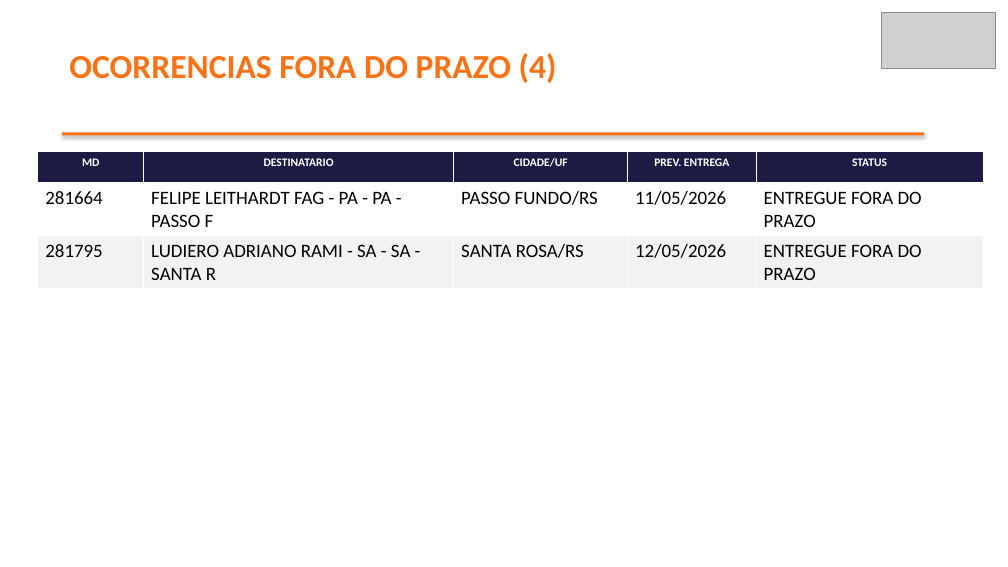
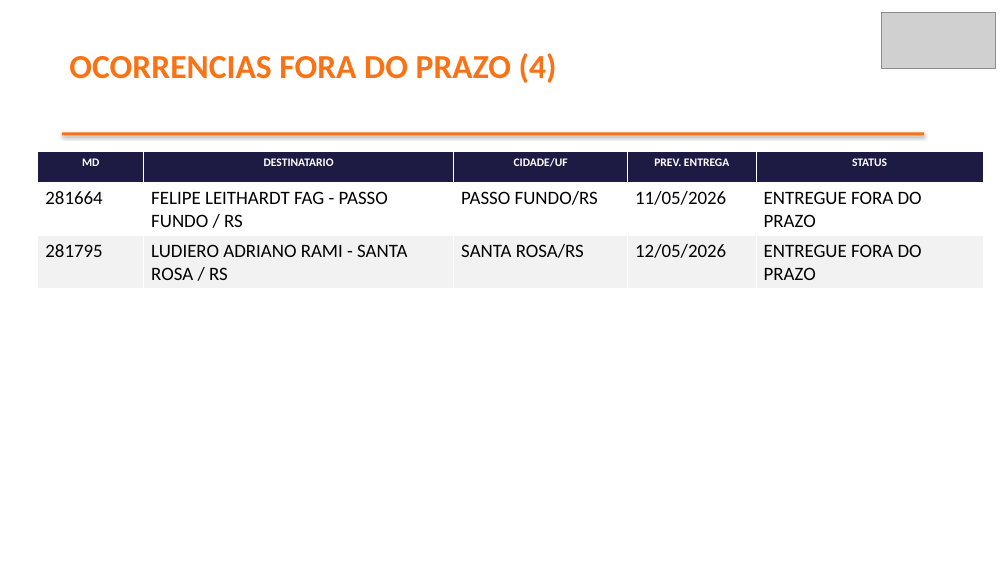
Before and after one commit to brendaelicia-sketch/PortoEX, a slide deck: slide 4 of pptx/maio_2026/ACQUA_SOLAR_COMERCIO_DE_EQUIPA.pptx. Drawn at 1008x567 pixels with LibreOffice and Linux fonts; fonts in the diff are those of the drawing; grey boxes stand for pictures. Boxes give left, top, right and bottom in pixels: in the first picture for what was removed or moved away, otherwise in the second. Text is boxed around its words. In the diff, an @@ line names an element or a change of style, - is before the commit and + after.

```diff
--- a/pptx/maio_2026/ACQUA_SOLAR_COMERCIO_DE_EQUIPA.pptx
+++ b/pptx/maio_2026/ACQUA_SOLAR_COMERCIO_DE_EQUIPA.pptx
@@ table at (x1=38, y1=151, x2=983, y2=284) @@
-row 2, column 2: FELIPE LEITHARDT FAG - PA - PA - PASSO F
+row 2, column 2: FELIPE LEITHARDT FAG - PASSO FUNDO / RS
-row 3, column 2: LUDIERO ADRIANO RAMI - SA - SA - SANTA R
+row 3, column 2: LUDIERO ADRIANO RAMI - SANTA ROSA / RS
```
Also in this commit, not shown: 4 other slides changed, 1 slide added, 1 slide removed.
